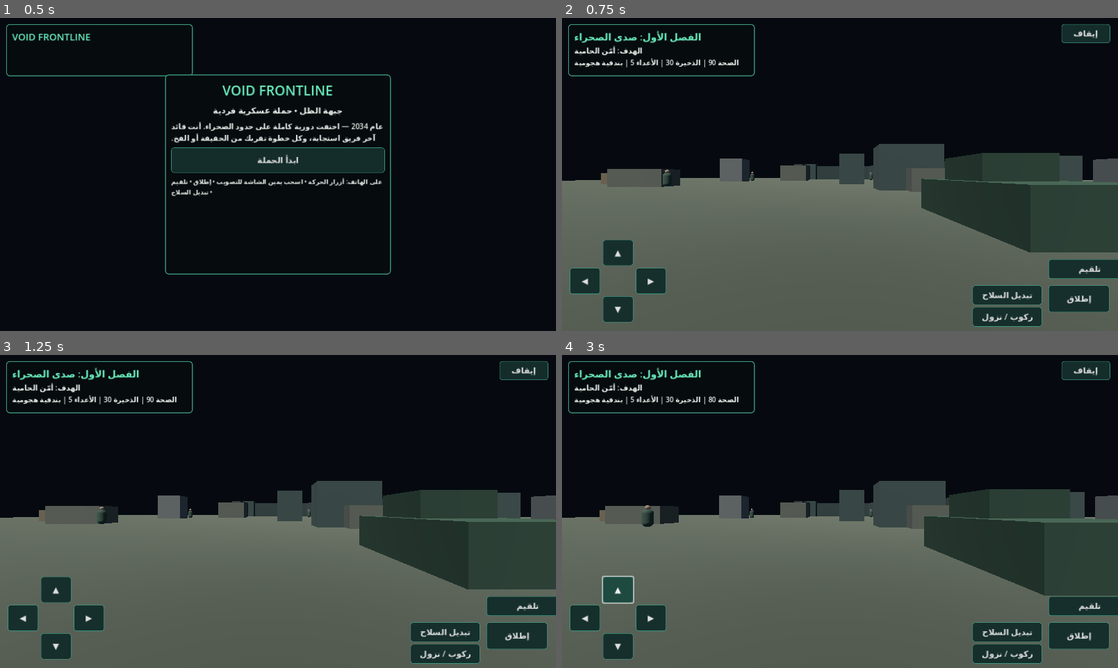
Above: before the commit, frames 1-4 (two rows, left to right).
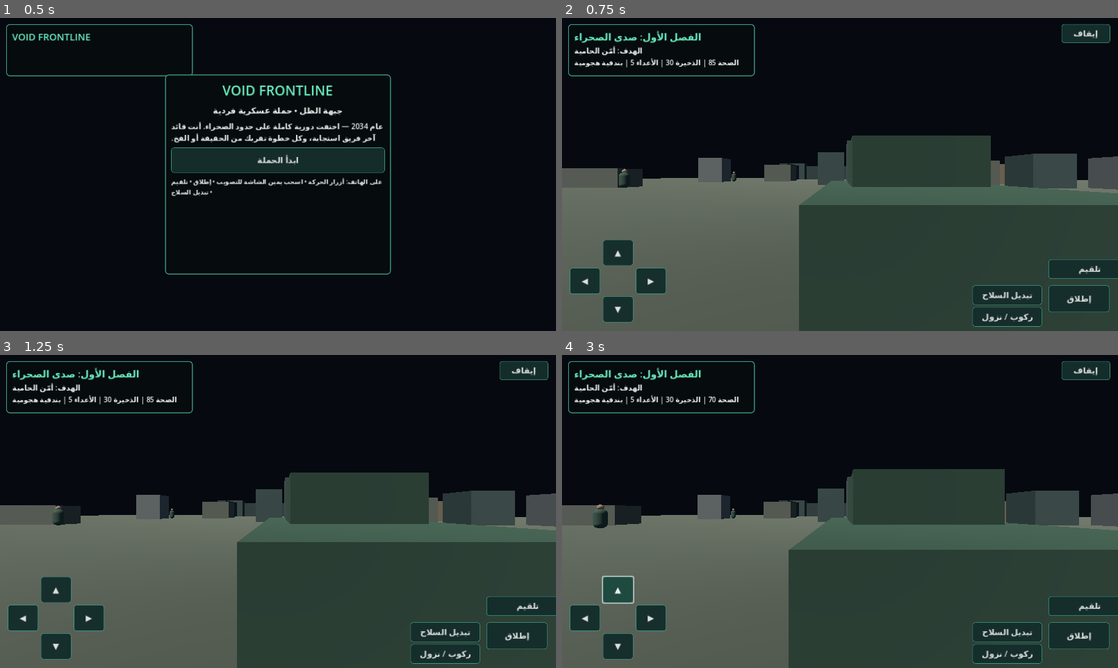
Above: after the commit, the same moments.

Repository: i7m18/-VOID-AI
Game: Godot game, scene res://scenes/main.tscn
Two runs of this game, one before a commit and one after it. Both use one fixed random seed, a clock stepped at 60 frames per second and the inputs below.
Inputs:
- Up to frame 1 (0.5 s): no input
- Up to frame 2 (0.75 s): click "ابدأ الحملة" at 0.5 s
- Up to frame 3 (1.25 s): no input
- Up to frame 4 (3 s): click "◀" at 1.25 s; click "▶" at 2 s; click "▲" at 2.75 s

Frame 1 is identical in both runs. In frame 2, 23% of the frame differs, in the area x 0-100%, y 13-100%; in frame 3, 23%; in frame 4, 25%.

Commit message:
Polish player and vehicle starting positions

Diff:
--- a/fps-game/scripts/game.gd
+++ b/fps-game/scripts/game.gd
@@ -233,7 +233,7 @@
 func _spawn_player() -> void:
  player = CharacterBody3D.new()
  player.name = "Player"
- player.position = Vector3(0,1.1,18)
+ player.position = Vector3(3,1.1,16)
  player.set_script(PlayerScript)
  world_root.add_child(player)
 
